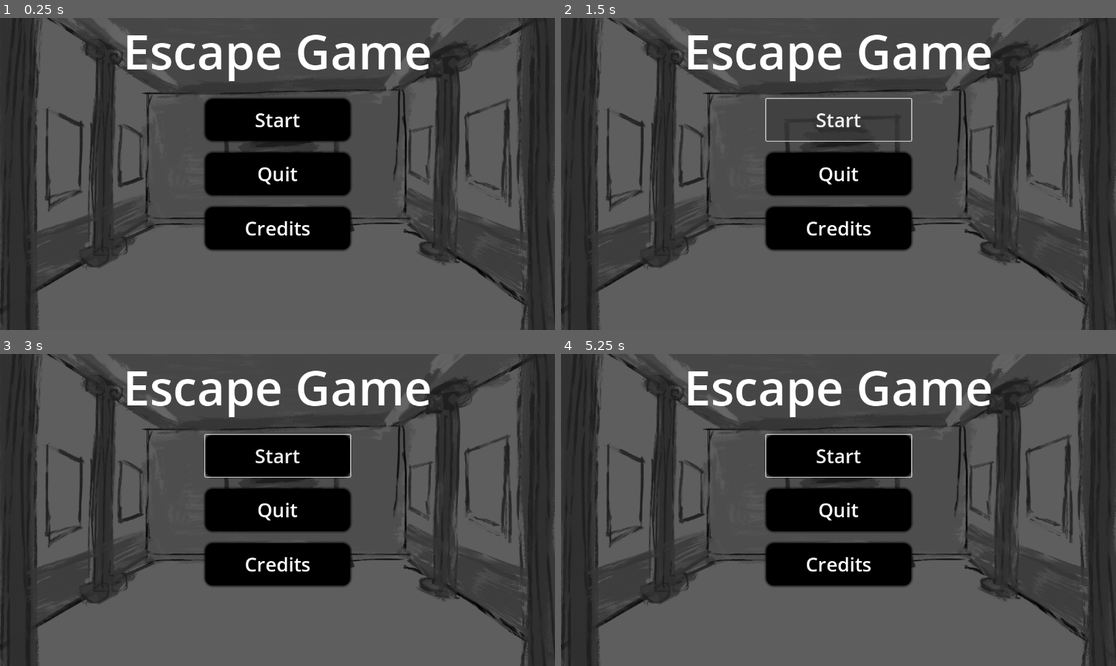
Above: before the commit, frames 1-4 (two rows, left to right).
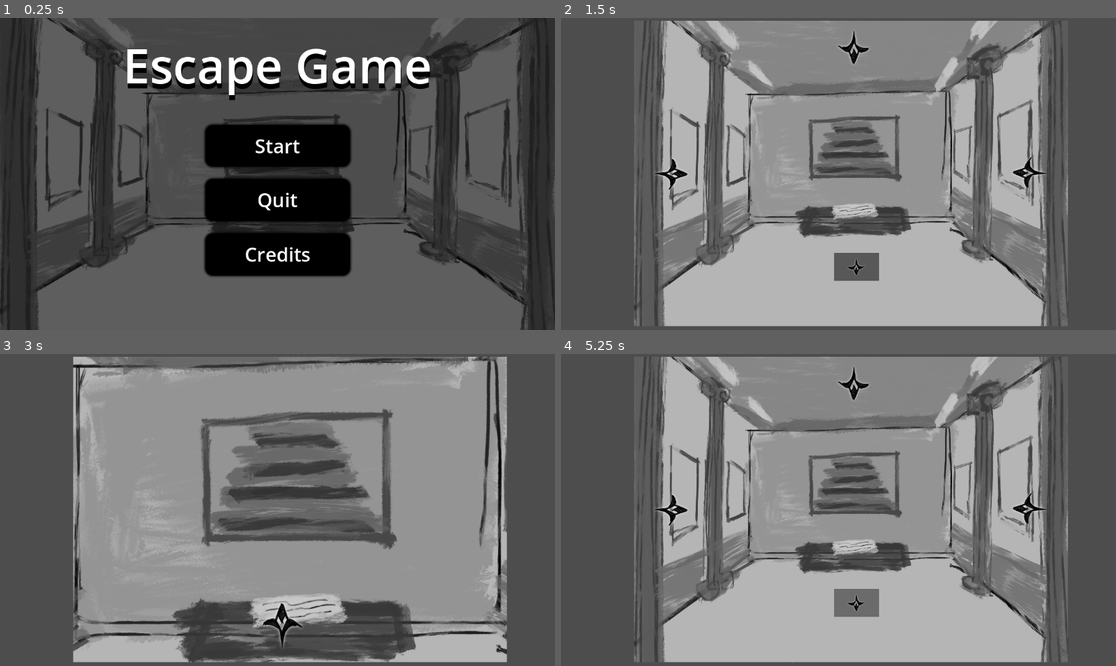
Above: after the commit, the same moments.

Repository: yaliu10/Escape-Room
Game: Godot game, scene res://Scenes/start_menu.tscn
Same seed, same stepped clock (60 frames per second), same inputs: the game is played once before the commit and once after it. This scene is started directly instead of the project's main scene.
Inputs (mouse positions are in pixels of both pictures, inside the frame that each line leads up to):
- Up to frame 1 (0.25 s): no input
- Up to frame 2 (1.5 s): click "Credits" at 0.5 s; click "Start" at 1.25 s
- Up to frame 3 (3 s): click (277, 456) at 2 s, where only the run before the commit has a clickable "Start"; click (294, 385) at 2.77 s
- Up to frame 4 (5.25 s): click (1027, 510) at 3.52 s; click (672, 510) at 4.27 s; click (855, 603) at 5.02 s

The runs differ from the first frame. In frame 1, 13% of the frame differs, in the area x 22-78%, y 5-84%; in frame 2, 76%; in frame 3, 80%, in the area x 0-100%, y 0-100%; in frame 4, 76%.

Commit message:
Start Menu Completed

Diff:
--- a/escape-room/Scenes/start_menu.tscn
+++ b/escape-room/Scenes/start_menu.tscn
@@ -1,10 +1,29 @@
-[gd_scene load_steps=4 format=3 uid="uid://dqlwo8sd16ov6"]
+[gd_scene load_steps=8 format=3 uid="uid://dqlwo8sd16ov6"]
 
+[ext_resource type="Script" path="res://Scripts/start_menu.gd" id="1_7bojk"]
 [ext_resource type="Texture2D" uid="uid://dtgphwhgvi6iy" path="res://art/IMG_2640.PNG" id="1_luv6b"]
 
 [sub_resource type="StyleBoxTexture" id="StyleBoxTexture_tmvnx"]
 texture = ExtResource("1_luv6b")
 modulate_color = Color(0.519162, 0.519162, 0.519162, 1)
+
+[sub_resource type="StyleBoxEmpty" id="StyleBoxEmpty_ej1xt"]
+
+[sub_resource type="StyleBoxFlat" id="StyleBoxFlat_3pdx3"]
+bg_color = Color(0.501961, 0.501961, 0.501961, 1)
+corner_radius_top_left = 16
+corner_radius_top_right = 16
+corner_radius_bottom_right = 16
+corner_radius_bottom_left = 16
+shadow_size = 5
+
+[sub_resource type="StyleBoxFlat" id="StyleBoxFlat_asxt4"]
+bg_color = Color(1, 1, 1, 1)
+corner_radius_top_left = 16
+corner_radius_top_right = 16
+corner_radius_bottom_right = 16
+corner_radius_bottom_left = 16
+shadow_size = 5
 
 [sub_resource type="StyleBoxFlat" id="StyleBoxFlat_dk7kc"]
 bg_color = Color(0, 0, 0, 1)
@@ -21,6 +40,7 @@
 anchor_bottom = 1.0
 grow_horizontal = 2
 grow_vertical = 2
+script = ExtResource("1_7bojk")
 
 [node name="Panel" type="Panel" parent="."]
 layout_mode = 1
@@ -36,26 +56,29 @@
 anchors_preset = 5
 anchor_left = 0.5
 anchor_right = 0.5
-offset_left = -163.0
-offset_right = 163.0
-offset_bottom = 142.0
+offset_left = -321.0
+offset_top = 29.0
+offset_right = 321.0
+offset_bottom = 171.0
 grow_horizontal = 2
 theme_override_colors/font_color = Color(1, 1, 1, 1)
+theme_override_colors/font_shadow_color = Color(0, 0, 0, 1)
+theme_override_constants/shadow_offset_y = 10
 theme_override_font_sizes/font_size = 100
 text = "Escape Game"
 horizontal_alignment = 1
 
 [node name="VBoxContainer" type="VBoxContainer" parent="."]
 layout_mode = 1
-anchors_preset = 8
+anchors_preset = -1
 anchor_left = 0.5
-anchor_top = 0.5
+anchor_top = 0.584
 anchor_right = 0.5
-anchor_bottom = 0.5
-offset_left = -150.5
-offset_top = -156.5
-offset_right = 150.5
-offset_bottom = 156.5
+anchor_bottom = 0.584
+offset_left = -150.0
+offset_top = -156.432
+offset_right = 151.0
+offset_bottom = 156.568
 grow_horizontal = 2
 grow_vertical = 2
 theme_override_constants/separation = 25
@@ -65,6 +88,9 @@
 size_flags_vertical = 3
 theme_override_colors/font_color = Color(1, 1, 1, 1)
 theme_override_font_sizes/font_size = 40
+theme_override_styles/focus = SubResource("StyleBoxEmpty_ej1xt")
+theme_override_styles/hover = SubResource("StyleBoxFlat_3pdx3")
+theme_override_styles/pressed = SubResource("StyleBoxFlat_asxt4")
 theme_override_styles/normal = SubResource("StyleBoxFlat_dk7kc")
 text = "Start"
 
@@ -73,6 +99,9 @@
 size_flags_vertical = 3
 theme_override_colors/font_color = Color(1, 1, 1, 1)
 theme_override_font_sizes/font_size = 40
+theme_override_styles/focus = SubResource("StyleBoxEmpty_ej1xt")
+theme_override_styles/hover = SubResource("StyleBoxFlat_3pdx3")
+theme_override_styles/pressed = SubResource("StyleBoxFlat_asxt4")
 theme_override_styles/normal = SubResource("StyleBoxFlat_dk7kc")
 text = "Quit"
 
@@ -81,5 +110,12 @@
 size_flags_vertical = 3
 theme_override_colors/font_color = Color(1, 1, 1, 1)
 theme_override_font_sizes/font_size = 40
+theme_override_styles/focus = SubResource("StyleBoxEmpty_ej1xt")
+theme_override_styles/hover = SubResource("StyleBoxFlat_3pdx3")
+theme_override_styles/pressed = SubResource("StyleBoxFlat_asxt4")
 theme_override_styles/normal = SubResource("StyleBoxFlat_dk7kc")
 text = "Credits"
+
+[connection signal="pressed" from="VBoxContainer/StartButton" to="." method="_on_start_button_pressed"]
+[connection signal="pressed" from="VBoxContainer/QuitButton" to="." method="_on_quit_button_pressed"]
+[connection signal="pressed" from="VBoxContainer/CreditButton" to="." method="_on_credit_button_pressed"]
--- /dev/null
+++ b/escape-room/Scripts/start_menu.gd
@@ -0,0 +1,13 @@
+extends Control
+
+
+func _on_start_button_pressed() -> void:
+	get_tree().change_scene_to_file("res://Scenes/main.tscn")
+
+
+func _on_quit_button_pressed() -> void:
+	get_tree().quit()
+
+
+func _on_credit_button_pressed() -> void:
+	pass # Replace with function body.
